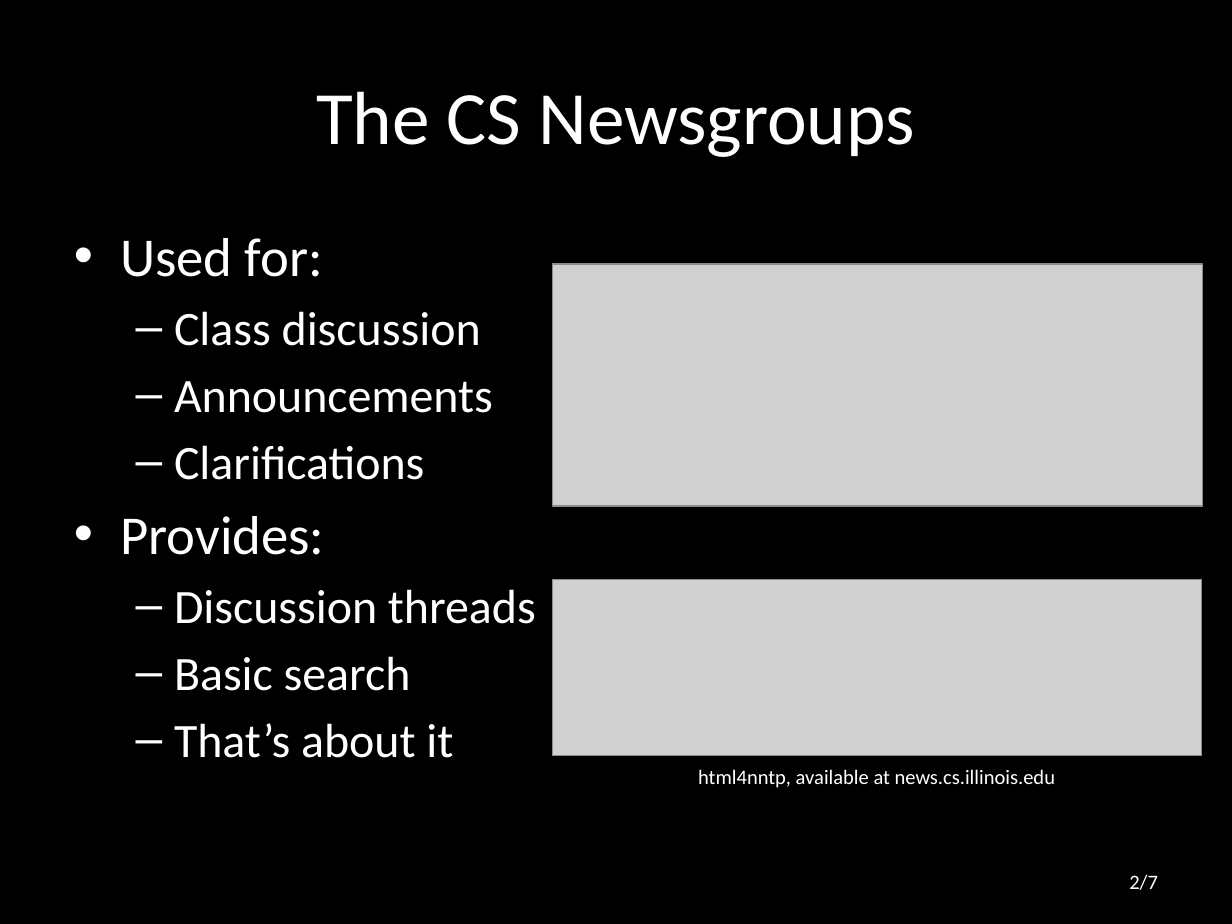
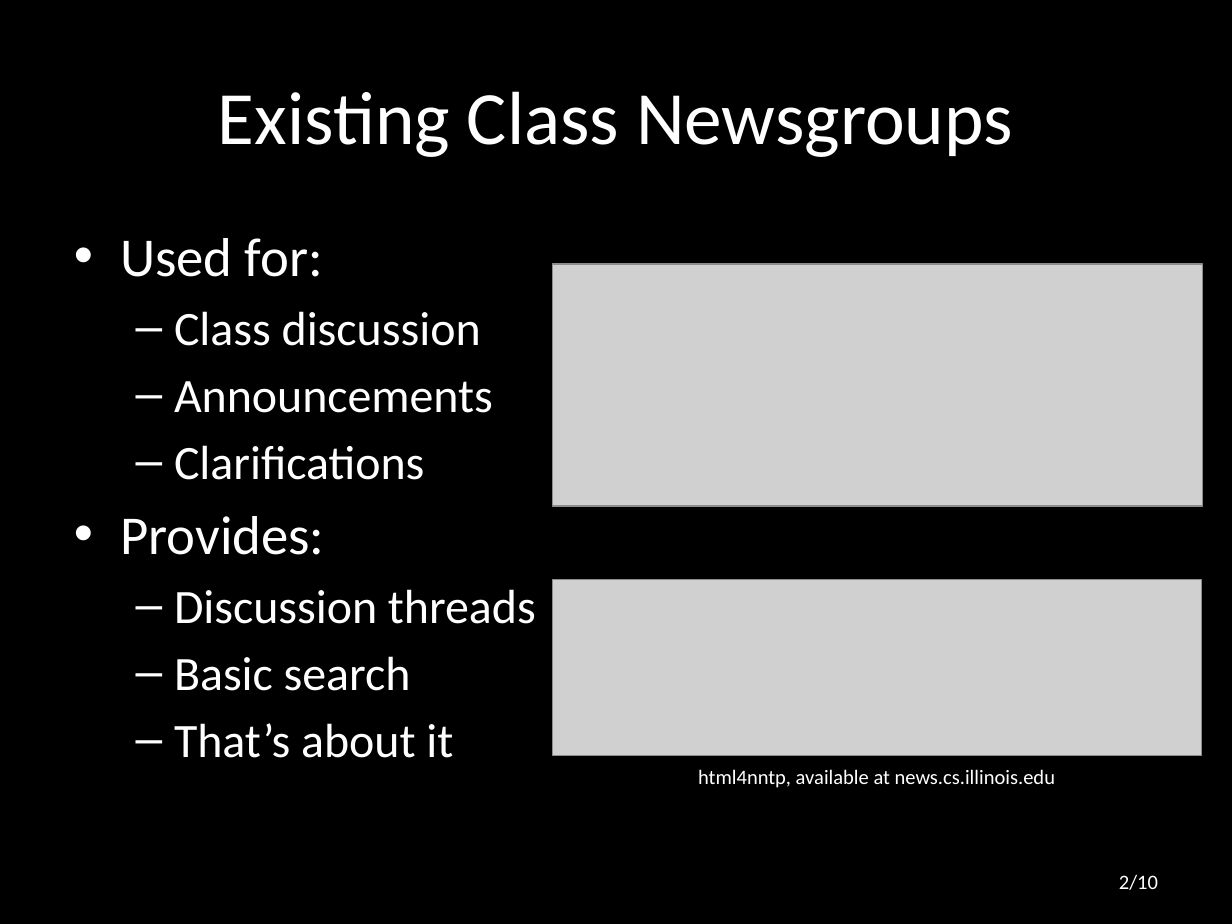
Before and after one commit to kryali/CourseOverflow, a slide deck: slide 2 of Presentation.pptx. Drawn at 1232x924 pixels with LibreOffice and Linux fonts; fonts in the diff are those of the drawing; grey boxes stand for pictures. Boxes give left, top, right and bottom in pixels: in the first picture for what was removed or moved away, otherwise in the second. Text is boxed around its words. In the diff, an @@ line names an element or a change of style, - is before the commit and + after.

```diff
--- a/Presentation.pptx
+++ b/Presentation.pptx
@@ title at <box>218,91,1013,157</box>: text changed @@
-The CS Newsgroups
+Existing Class Newsgroups
@@ page number at <box>1119,874,1158,890</box>: text changed @@
-2/7
+2/10
```
Also in this commit, not shown: 5 other slides changed, 4 slides added, 1 slide removed.
